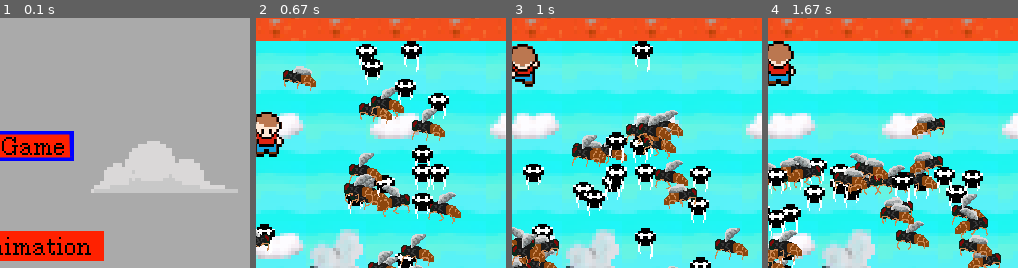
Above: before the commit, frames 1-4 (left to right).
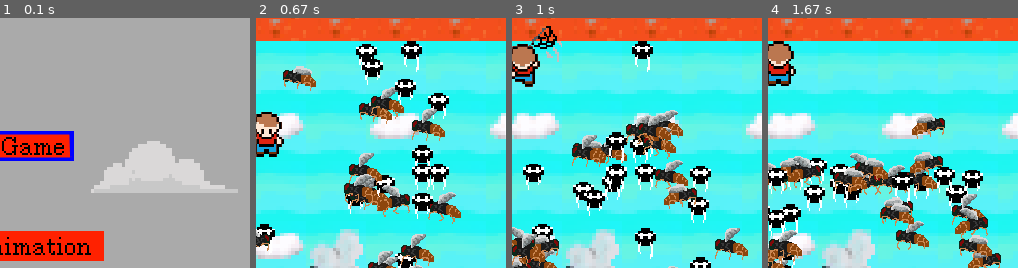
Above: after the commit, the same moments.

Repository: FearlessClock/PygameBaseCode
Game: pygame game, started from Main.py
Same seed, same stepped clock (60 frames per second), same inputs: the game is played once before the commit and once after it.
Inputs:
- Up to frame 1 (0.1 s): no input
- Up to frame 2 (0.67 s): tap Space at 0.33 s
- Up to frame 3 (1 s): hold Space from 0.67 s (still down); hold Up from 0.67 s (still down)
- Up to frame 4 (1.67 s): release Space at 1.13 s; release Up at 1.13 s
The pictures show only the part of the screen within x 50-100%, y 7-57%; the shares and areas given below are measured in that part.

Frames 1-2 are identical in both runs. In frame 3, 0.5% of the frame differs, in the area x 6-20%, y 3-18%; in frame 4, nothing differs.

Commit message:
Feat: Weapon, killing/catching and a score

Diff:
--- a/Camera.py
+++ b/Camera.py
@@ -48,6 +48,7 @@
         rect = Rect(player.rect)
         rect.x -= self.screenRect.x
         rect.y -= self.screenRect.y
+        player.net.draw(surface_blit, self.screenRect)
         surface_blit(player.image, rect)
 
         self.lostsprites = []
--- a/GUI.py
+++ b/GUI.py
@@ -13,4 +13,4 @@
 
     def setScore(self, score):
         self.score = score
-        self.getVisuelElementById(1).setText("Score: " + self.score)
+        self.getVisuelElementById(1).setText("Score: " + str(self.score))
--- a/GameLoop.py
+++ b/GameLoop.py
@@ -9,7 +9,6 @@
 import pygame
 
 import UserEvents
-from GUI import GUI
 from GameStates import GameStates
 from InGameMenu import InGameMenu
 from MainGameScreen import MainGameScreen
@@ -23,6 +22,7 @@
 # Class with all the game loop functions and information
 class Gameloop:
     def __init__(self, gameName, screenSize, tileSize):
+
         self.width = screenSize.x
         self.height = screenSize.y
         self.TILE_SIZE = tileSize
@@ -33,14 +33,6 @@
 
         self.font_renderer = pygame.font.Font(os.path.join("fonts", 'Millennium-Regular_0.ttf'), 24)
         self.window = Window(screenSize, gameName, self.TILE_SIZE, self.font_renderer)
-        self.startMenu = StartUpMenu(self.window.tileLoader, self.font_renderer)
-        self.window.addScreenToRender(self.startMenu, "StartMenu")
-
-        self.inGameMenu = InGameMenu(screenSize, self.window.tileLoader, self.font_renderer)
-        self.window.addScreenToRender(self.inGameMenu, "inGameMenu")
-
-        self.GUI = GUI(self.window.tileLoader, self.font_renderer)
-        self.window.addScreenToRender(self.GUI, "GUI")
 
         # pygame.mixer.init()
 
@@ -53,21 +45,23 @@
         self.addStateFunction(GameStates.GAME, self.GameState)
         self.addStateFunction(GameStates.MENU, self.MenuState)
 
+        self.player = Player(4, 2, self.window.tileLoader, self.TILE_SIZE, Vector(0, 10))
+
         # Init the maps
-        self.player = Player(4, 2, self.window.tileLoader, self.TILE_SIZE, Vector(0, 10))
         self.mapHolder = MapHolder(["map1", "map2"], self.TILE_SIZE, self.window.tileLoader)
-        self.mainGameScreen = MainGameScreen(self.mapHolder, self.player, screenSize)
+
+        # Init the different screens and add them to the renderer
+        self.startMenu = StartUpMenu(self.window.tileLoader, self.font_renderer)
+        self.window.addScreenToRender(self.startMenu, "StartMenu")
+
+        self.inGameMenu = InGameMenu(screenSize, self.window.tileLoader, self.font_renderer)
+        self.window.addScreenToRender(self.inGameMenu, "inGameMenu")
+
+        self.mainGameScreen = MainGameScreen(self.mapHolder, self.window.tileLoader, self.player, screenSize, self.font_renderer)
         self.window.addScreenToRender(self.mainGameScreen, "MainGame")
-        # Init the player
-        #
 
-        # window.drawScreen(mapHolder, player, NPCManagerIns)
         self.clock = pygame.time.Clock()
         self.deltaTime = 0
-
-        # pygame.mixer.init()
-        # ~ default_font = pygame.font.get_default_font()
-        self.window.drawScreen("StartMenu")
 
     def addStateFunction(self, state, function):
         self.stateFunctionDict.update({state: function})
@@ -110,8 +104,6 @@
         self.window.getScreen("MainGame").movePlayer(self.getInputs())
         self.window.updateScreen("MainGame", self.deltaTime)
         self.window.drawScreen("MainGame")
-        self.window.updateScreen("GUI", self.deltaTime)
-        self.window.drawScreen("GUI")
         return True
 
     def getInputs(self):
@@ -138,7 +130,7 @@
         # Game loop
         while pygame.display.get_init():
             self.deltaTime = self.clock.get_time()
-            #print(self.clock.get_fps())
+            # print(self.clock.get_fps())
             for stateOfGame in self.stateFunctionDict.keys():
                 if self.gameState == stateOfGame:
                     self.getStateFunctionCallback(self.gameState)()
--- a/MainGameScreen.py
+++ b/MainGameScreen.py
@@ -2,16 +2,19 @@
 
 from Camera import Camera
 from Vector import Vector
+from GUI import GUI
 
 
 class MainGameScreen:
-    def __init__(self, mapHolder, player, screenSize):
+    def __init__(self, mapHolder, tileLoader, player, screenSize, fontRenderer):
         self.mapHolder = mapHolder
         self.player = pygame.sprite.Group(player)
         self.camera = Camera(Vector(8, 8), self.mapHolder.tileSize, screenSize)
+        self.GUI = GUI(tileLoader, fontRenderer)
 
     def updateScreen(self, dt):
         self.player.update(dt, self.mapHolder)
+        self.GUI.setScore(self.player.sprites()[0].score)
         self.mapHolder.getCurrentMap().NPCManager.update(dt, self.mapHolder.getCurrentMap(), self.player.sprites()[0])
         self.camera.setPosition(int(self.player.sprites()[0].pos.x),
                                 int(self.player.sprites()[0].pos.y))
@@ -23,6 +26,7 @@
     def drawScreen(self, surface):
         self.camera.setVisibleSprites(self.mapHolder.getCurrentMap())
         self.camera.draw(surface.screen, self.player.sprites()[0], self.mapHolder.getCurrentMap().NPCManager.getNPCs())
+        self.GUI.drawScreen(surface)
 
     def getCurrentMap(self):
         return self.mapHolder.getCurrentMap()
--- /dev/null
+++ b/NetWeapon.py
@@ -0,0 +1,59 @@
+import pygame
+from pygame.rect import Rect
+
+from Direction import Direction
+from Vector import Vector
+
+
+class Net(pygame.sprite.Sprite):
+    def __init__(self, animationController, tileSize):
+        pygame.sprite.Sprite.__init__(self)
+        self.animationController = animationController
+        self.animationController.changeCurrentAnimationTo(Direction.UP)
+        self.image = self.animationController.getCurrentAnimationFrame()
+        self.tileSize = tileSize
+        self.pos = Vector(-1, -1)
+        self.rect = Rect(-1, -1, self.tileSize.x/2, self.tileSize.y/2)
+        self.hitPos = Vector(0, 0)
+        self.netDirection = Direction.UP
+
+    def spawnWeapon(self, direction, position):
+        offset = 0.4
+        if direction == Direction.UP or direction == Direction.IDLE_UP:
+            self.hitPos = position + Vector(0, -offset)
+            if self.netDirection is not Direction.UP:
+                self.netDirection = Direction.UP
+                self.animationController.changeCurrentAnimationTo(Direction.UP)
+
+        elif direction == Direction.DOWN or direction == Direction.IDLE_DOWN:
+            self.hitPos = position + Vector(-offset, offset*1.5)
+            if self.netDirection is not Direction.DOWN:
+                self.netDirection = Direction.DOWN
+                self.animationController.changeCurrentAnimationTo(Direction.DOWN)
+
+        elif direction == Direction.LEFT or direction == Direction.IDLE_LEFT:
+            self.hitPos = position + Vector(-offset*1.5, 0)
+            if self.netDirection is not Direction.LEFT:
+                self.netDirection = Direction.LEFT
+                self.animationController.changeCurrentAnimationTo(Direction.LEFT)
+
+        elif direction == Direction.RIGHT or direction == Direction.IDLE_RIGHT:
+            self.hitPos = position + Vector(offset*0.8, offset)
+            if self.netDirection is not Direction.RIGHT:
+                self.netDirection = Direction.RIGHT
+                self.animationController.changeCurrentAnimationTo(Direction.RIGHT)
+
+    def despawn(self):
+        self.hitPos = Vector(-1, -1)
+        self.rect.x = -1
+        self.rect.y = -1
+
+    def updateAnimation(self, dt):
+        self.animationController.stepCurrentAnimation(dt)
+        self.image = self.animationController.getCurrentAnimationFrame()
+
+    def draw(self, surface_blit, screenRect):
+        self.pos = self.hitPos
+        self.rect.x = self.hitPos.x * self.tileSize.x
+        self.rect.y = self.hitPos.y * self.tileSize.y
+        surface_blit(self.image, (self.pos.x*self.tileSize.x-screenRect.x, self.pos.y*self.tileSize.y-screenRect.y))
--- a/Player.py
+++ b/Player.py
@@ -5,6 +5,7 @@
 import UserEvents
 from Direction import Direction
 from MobileUnit import MobileUnit
+from NetWeapon import Net
 from Vector import Vector
 
 UP = pygame.K_UP
@@ -44,6 +45,11 @@
         self.downPressed = False
         self.leftPressed = False
         self.rightPressed = False
+
+        self.net = Net(self.tileLoader.getAnimationController("netAnimation"), self.tileSize)
+        self.attack = False
+
+        self.score = 0
 
     def update(self, dt, mapHolder):
         # pos.x/y are in "world units"
@@ -89,6 +95,11 @@
                 self.pos.x = mapHolder.getCurrentMap().width - 2
 
         self.updateAnimation()
+        if self.attack:
+            self.net.spawnWeapon(self.direction, self.pos)
+            collision = pygame.sprite.spritecollide(self.net, currentMap.NPCManager.npcHolder, True)
+            self.score += len(collision)
+        self.net.updateAnimation(dt)
         self.image = self.currentAnimationFrame()
         self.stepCurrentAnimation(dt)
 
@@ -111,6 +122,12 @@
                     self.rightPressed = True
                     # self.direction = Direction.RIGHT
                     self.speedX = self.movementSpeed
+                elif event.key == K_SPACE:
+                    # Create sprite and spawn in world.
+                    # Check for collisions with flies
+                    # Remove flies from game
+                    self.attack = True
+                    self.net.spawnWeapon(self.direction, self.pos)
                 elif event.key == pygame.K_ESCAPE:
                     pygame.event.post(pygame.event.Event(UserEvents.RESUMEGAME))
                 else:
@@ -144,6 +161,9 @@
                         self.speedX = 0
                     else:
                         self.speedX = -self.movementSpeed
+                elif event.key == K_SPACE:
+                    self.attack = False
+                    self.net.despawn()
                 else:
                     pygame.event.post(event)
 
--- a/Window.py
+++ b/Window.py
@@ -1,6 +1,7 @@
 import os
 import pygame
 
+from Direction import Direction
 from AnimationController import AnimationStrip, AnimationController
 from TileLoader import TileLoader
 from Vector import Vector
@@ -36,6 +37,8 @@
 
         self.tileLoader.addSpriteSheet("NPC", os.path.join("images", "NPC.png"), Vector(32,32), Vector(36,36), 3, 4)
 
+        self.tileLoader.addSpriteSheet("netAnimation", os.path.join("images", "netAnimation.png"), Vector(32, 32), self.TILE_SIZE, 4, 8)
+
         NPCAnimationDown = AnimationStrip(self.tileLoader.getImageStripByName("NPC", 0), "NPCDown", 200)
         NPCAnimationLeft = AnimationStrip(self.tileLoader.getImageStripByName("NPC", 1), "NPCLeft", 200)
         NPCAnimationRight = AnimationStrip(self.tileLoader.getImageStripByName("NPC", 2), "NPCRight", 200)
@@ -49,6 +52,12 @@
         playerAnimationIdleLeft = AnimationStrip(self.tileLoader.getImageStripByName("player", 6), "playerIdleLeft", 200)
         playerAnimationIdleRight = AnimationStrip(self.tileLoader.getImageStripByName("player", 7), "playerIdleRight", 200)
 
+        netAnimationUp = AnimationStrip(self.tileLoader.getImageStripByName("netAnimation", 1), Direction.UP, 50)
+        netAnimationDown = AnimationStrip(self.tileLoader.getImageStripByName("netAnimation", 0), Direction.DOWN, 50)
+        netAnimationLeft = AnimationStrip(self.tileLoader.getImageStripByName("netAnimation", 3), Direction.LEFT, 50)
+        netAnimationRight = AnimationStrip(self.tileLoader.getImageStripByName("netAnimation", 2), Direction.RIGHT, 50)
+
+
         animationController = AnimationController()
         animationController.addAnimations(playerAnimationUp, playerAnimationDown, playerAnimationLeft, playerAnimationRight, playerAnimationIdleUp, playerAnimationIdleDown, playerAnimationIdleLeft, playerAnimationIdleRight)
         self.tileLoader.addAnimation("player", animationController)
@@ -58,6 +67,11 @@
         animationController.addAnimations(NPCAnimationLeft)
         animationController.addAnimations(NPCAnimationRight)
         self.tileLoader.addAnimation("NPC", animationController)
+
+        animationController = AnimationController()
+        animationController.addAnimations(netAnimationUp, netAnimationDown, netAnimationLeft, netAnimationRight)
+        self.tileLoader.addAnimation("netAnimation", animationController)
+
         self.tileLoader.setAnimationForNameToName("player", "playerRight")
         # self.mapHolder = MapHolder(TILE_SIZE, self.tileLoader)
 
Binary file added: images/netAnimation.png
Binary file added: images/netAnimationDown.png
Binary file added: images/netAnimationLeft.png
Binary file added: images/netAnimationRight.png
Binary file added: images/netAnimationUp.png
